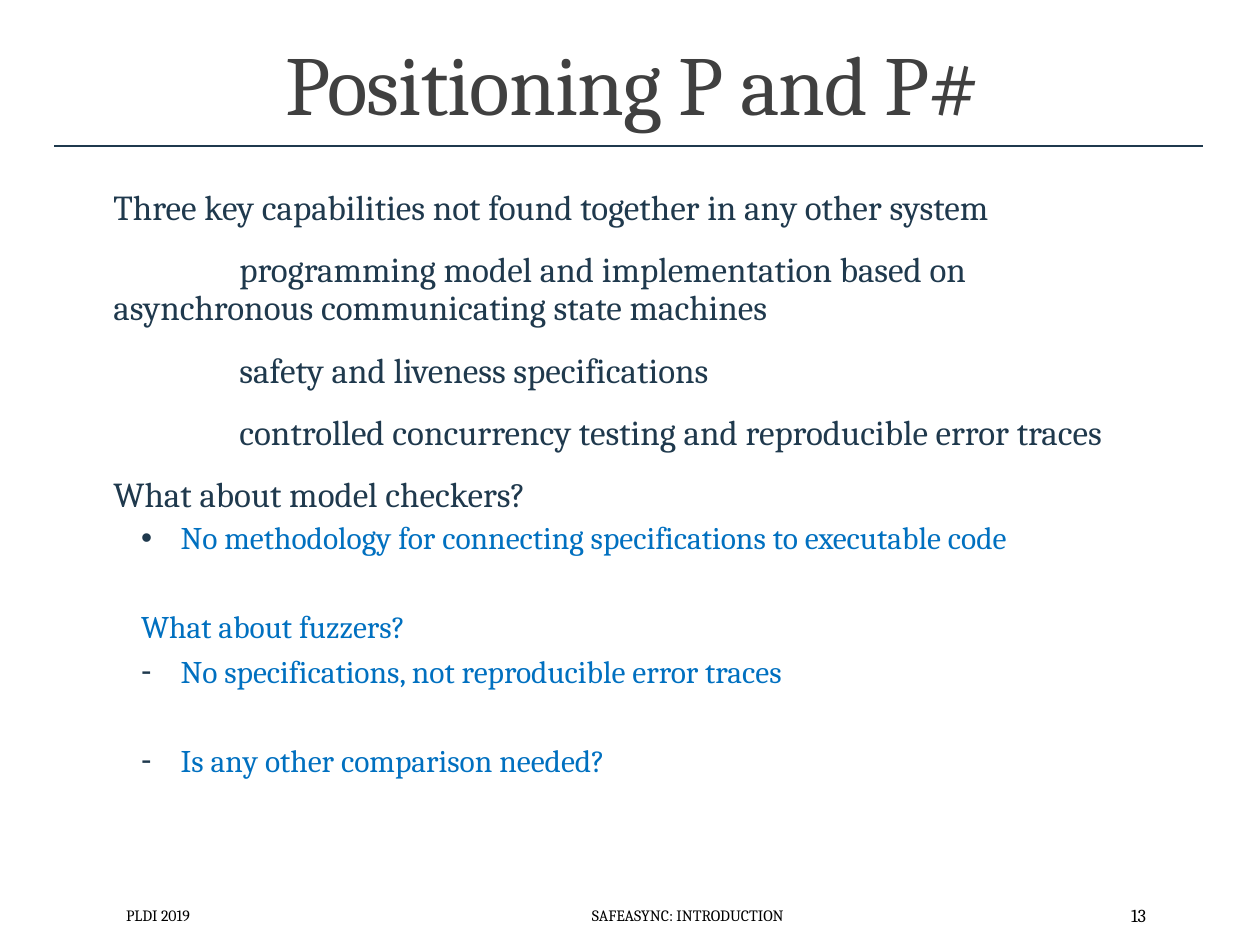
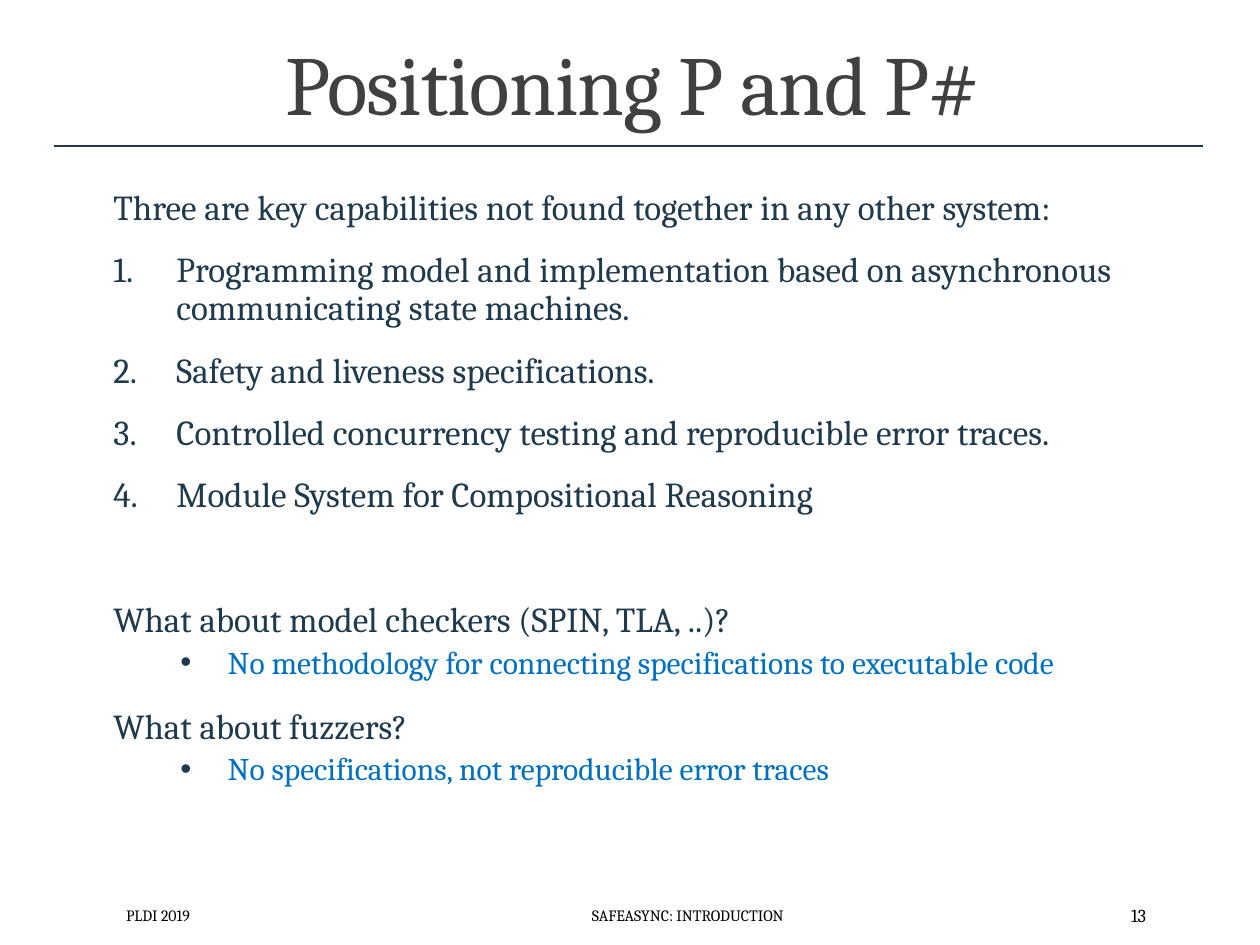
Before and after one commit to p-org/plditutorial, a slide deck: slide 13 of Presentations/1 - Introduction.pptx. Drawn at 1260x945 pixels with LibreOffice and Linux fonts; fonts in the diff are those of the drawing. Boxes give left, top, right and bottom in pixels: in the first picture for what was removed or moved away, otherwise in the second. Text is boxed around its words. In the diff, an @@ line names an element or a change of style, - is before the commit and + after.

```diff
--- a/Presentations/1 - Introduction.pptx
+++ b/Presentations/1 - Introduction.pptx
@@ text at <box>113,195,1111,637</box>: text changed @@
-Three key capabilities not found together in any other system
-programming model and implementation based on asynchronous communicating state machines
-safety and liveness specifications
-controlled concurrency testing and reproducible error traces
-What about model checkers?
+Three are key capabilities not found together in any other system:
+1. Programming model and implementation based on asynchronous communicating state machines.
+2. Safety and liveness specifications.
+3. Controlled concurrency testing and reproducible error traces.
+4. Module System for Compositional Reasoning
+What about model checkers (SPIN, TLA, ..)?
@@ text at <box>113,651,1054,787</box>: size 18 to 20 pt, text colour #0070C0 to #20394E in "What about fuzzers?"; indent changed; list level 2 to 1 in "What about fuzzers?"; bullet - to • @@
@@ text at <box>181,750,604,779</box>: paragraph removed @@
-  – Is any other comparison needed?
```
Also in this commit, not shown: 1 other slide changed.
